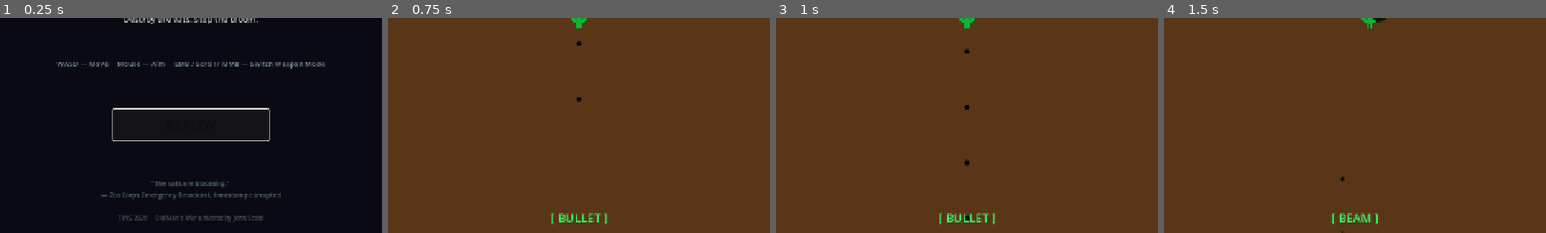
Above: before the commit, frames 1-4 (left to right).
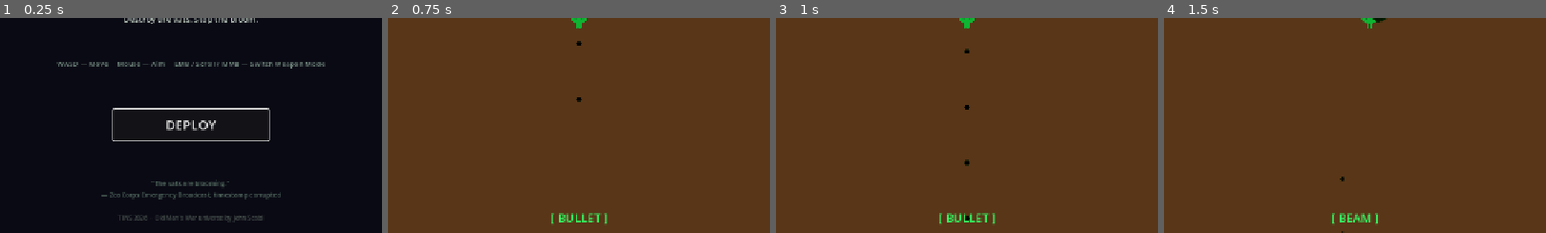
Above: after the commit, the same moments.

Repository: MauroFVieira/vatbreak
Game: Godot game, scene res://scenes/ui/TitleScreen.tscn
Same seed, same stepped clock (60 frames per second), same inputs: the game is played once before the commit and once after it.
Inputs (mouse positions are % of the whole screen's width and height, from its top left):
- Up to frame 1 (0.25 s): no input
- Up to frame 2 (0.75 s): click "DEPLOY" at 0.5 s
- Up to frame 3 (1 s): no input
- Up to frame 4 (1.5 s): tap Enter (ui_accept) at 1.25 s; move the mouse to (72, 45) at 1.27 s; hold D (move_right) from 1.28 s (still down); tap Middle mouse button (quick_swap) at 1.35 s; click (72, 45) at 1.42 s
The pictures show only the part of the screen within x 25-75%, y 50-100%; the shares and areas given below are measured in that part.

The runs differ from the first frame. In frame 1, 0.4% of the frame differs, in the area x 43-57%, y 47-53%; in frame 2, nothing differs; in frame 3, nothing differs; in frame 4, nothing differs.

Commit message:
Updating vat display and bloom behavior

Diff:
--- a/scenes/level/Vat.tscn
+++ b/scenes/level/Vat.tscn
@@ -1,41 +1,56 @@
 [gd_scene format=3 uid="uid://vat"]
 
 [ext_resource type="Script" uid="uid://coudg048dcnod" path="res://scripts/level/Vat.gd" id="1_vat"]
-[ext_resource type="Texture2D" uid="uid://buswattvt1ko" path="res://sprites/vat.png" id="2_lr7qn"]
 
-[sub_resource type="CapsuleShape2D" id="CapsuleShape2D_1"]
-radius = 20.0
-height = 48.0
+[sub_resource type="CircleShape2D" id="CircleShape2D_body"]
+radius = 24.0
 
 [sub_resource type="CircleShape2D" id="CircleShape2D_weakpoint"]
+radius = 10.0
 
 [node name="Vat" type="StaticBody2D" unique_id=466093404]
 collision_layer = 4
 collision_mask = 8
 script = ExtResource("1_vat")
 
-[node name="Sprite2D" type="Sprite2D" parent="." unique_id=1992024788]
-modulate = Color(0.55, 0.65, 0.7, 1)
-texture = ExtResource("2_lr7qn")
+[node name="Body" type="Polygon2D" parent="." unique_id=1992024789]
+color = Color(0.18, 0.28, 0.22, 1)
+polygon = PackedVector2Array(-20, -28, 20, -28, 28, -16, 28, 16, 20, 28, -20, 28, -28, 16, -28, -16)
+
+[node name="Ring" type="Polygon2D" parent="." unique_id=1992024790]
+color = Color(0.08, 0.55, 0.18, 1)
+polygon = PackedVector2Array(-24, -10, 24, -10, 24, -4, -24, -4)
+
+[node name="Ring2" type="Polygon2D" parent="." unique_id=1992024791]
+color = Color(0.08, 0.55, 0.18, 1)
+polygon = PackedVector2Array(-24, 4, 24, 4, 24, 10, -24, 10)
+
+[node name="Cap" type="Polygon2D" parent="." unique_id=1992024792]
+color = Color(0.12, 0.38, 0.18, 1)
+polygon = PackedVector2Array(-14, -28, 14, -28, 18, -20, -18, -20)
+
+[node name="WeakpointMarker" type="Polygon2D" parent="." unique_id=1992024793]
+color = Color(0.9, 0.85, 0.1, 0.85)
+polygon = PackedVector2Array(-8, 14, 8, 14, 8, 20, -8, 20)
 
 [node name="CollisionShape2D" type="CollisionShape2D" parent="." unique_id=1918406256]
-shape = SubResource("CapsuleShape2D_1")
+shape = SubResource("CircleShape2D_body")
 
 [node name="PointLight2D" type="PointLight2D" parent="." unique_id=1948861341]
-color = Color(0.1, 0.9, 0.2, 1)
-energy = 1.2
-texture_scale = 2.0
+color = Color(0.1, 1.0, 0.25, 1)
+energy = 1.8
+texture_scale = 3.5
 
 [node name="HealthBar" type="ProgressBar" parent="." unique_id=480040156]
 offset_left = -32.0
-offset_top = -56.0
+offset_top = -52.0
 offset_right = 32.0
-offset_bottom = -44.0
-max_value = 200.0
-value = 200.0
+offset_bottom = -42.0
+max_value = 600.0
+value = 600.0
 
 [node name="Weakpoint" type="Area2D" parent="." unique_id=1930432497]
-position = Vector2(0, 12)
+position = Vector2(0, 17)
 collision_layer = 4
 collision_mask = 8
 
--- a/scenes/ui/TitleScreen.tscn
+++ b/scenes/ui/TitleScreen.tscn
@@ -84,10 +84,7 @@
 custom_minimum_size = Vector2(260, 52)
 layout_mode = 2
 size_flags_horizontal = 4
-theme_override_colors/font_color = Color(0.05, 0.05, 0.05, 1)
-theme_override_colors/font_focus_color = Color(0.05, 0.05, 0.05, 1)
-theme_override_colors/font_pressed_color = Color(0.05, 0.05, 0.05, 1)
-theme_override_colors/font_hover_color = Color(0.05, 0.05, 0.05, 1)
+theme_override_colors/font_hover_color = Color(0, 0.40392157, 0, 1)
 theme_override_font_sizes/font_size = 22
 text = "DEPLOY"
 
--- a/scripts/level/Vat.gd
+++ b/scripts/level/Vat.gd
@@ -11,34 +11,82 @@
 
 @export var species_id: String = "consu_crawler"
 @export var enemy_scene: PackedScene
-@export var max_health: int = 600   # tripled from 200
+@export var max_health: int = 600
+# Each vat gets a random bloom time between 30 and 60 seconds,
+# assigned in _ready() so they stagger naturally across the map.
+@export var bloom_time_override: float = 0.0   # set in editor to pin a specific vat; 0 = random
 
-# Bloom
-const BLOOM_TIME      := 45.0   # seconds until vat blooms
 const SPAWN_INTERVAL  := 3.0    # base seconds per spawn
-const BLOOM_TWEEN_DUR := 1.5
+const BLOOM_TWEEN_DUR := 1.2
+
+# Stage colours — body polygon
+const COL_BODY_ACTIVE  := Color(0.18, 0.28, 0.22, 1)
+const COL_BODY_BLOOMED := Color(0.32, 0.07, 0.05, 1)
+# Stage colours — ring polygons
+const COL_RING_ACTIVE  := Color(0.08, 0.55, 0.18, 1)
+const COL_RING_BLOOMED := Color(0.85, 0.12, 0.04, 1)
+# Stage colours — cap polygon
+const COL_CAP_ACTIVE   := Color(0.12, 0.38, 0.18, 1)
+const COL_CAP_BLOOMED  := Color(0.55, 0.06, 0.04, 1)
+# Light colours
+const COL_LIGHT_ACTIVE  := Color(0.1, 1.0, 0.25, 1)
+const COL_LIGHT_BLOOMED := Color(1.0, 0.12, 0.04, 1)
+
+# Human-readable display names for HUD messages
+const SPECIES_NAMES := {
+	"consu_crawler": "CONSU",
+	"rraey_brute":   "RRAEY",
+	"obin_seer":     "OBIN",
+	"fnitu_drifter": "FNITU",
+}
 
 enum Stage { ACTIVE, BLOOMED, DEAD }
 var stage: Stage = Stage.ACTIVE
 
 var health: int
+var _bloom_time: float = 45.0
 var _bloom_timer: float = 0.0
 var _spawn_timer: float = 0.0
+var _pulse_timer: float = 0.0
 
-@onready var light: PointLight2D  = $PointLight2D
-@onready var health_bar: ProgressBar = $HealthBar
-@onready var weakpoint: Area2D = $Weakpoint   # child Area2D; has is_weakpoint = true
+@onready var body:             Polygon2D   = $Body
+@onready var ring:             Polygon2D   = $Ring
+@onready var ring2:            Polygon2D   = $Ring2
+@onready var cap:              Polygon2D   = $Cap
+@onready var weakpoint_marker: Polygon2D   = $WeakpointMarker
+@onready var light:            PointLight2D = $PointLight2D
+@onready var health_bar:       ProgressBar  = $HealthBar
+@onready var weakpoint:        Area2D       = $Weakpoint
 
 
 func _ready() -> void:
 	health = max_health
 	add_to_group("vats")
 	GameState.register_vat(species_id)
+
+	# Stagger bloom times: random between 30 and 60 seconds unless overridden
+	_bloom_time = bloom_time_override if bloom_time_override > 0.0 else randf_range(30.0, 60.0)
+
 	if health_bar:
 		health_bar.max_value = max_health
 		health_bar.value     = max_health
 	if weakpoint:
 		weakpoint.set("is_weakpoint", true)
+
+	# Ensure polygons start in active colours
+	_apply_active_colors()
+
+	# PointLight2D needs a texture to render; create a minimal white radial gradient
+	if light and light.texture == null:
+		var img := Image.create(64, 64, false, Image.FORMAT_RGBA8)
+		for y in range(64):
+			for x in range(64):
+				var dx := x - 32.0
+				var dy := y - 32.0
+				var d  := sqrt(dx * dx + dy * dy) / 32.0
+				var a  := clampf(1.0 - d, 0.0, 1.0)
+				img.set_pixel(x, y, Color(1, 1, 1, a))
+		light.texture = ImageTexture.create_from_image(img)
 
 
 func _physics_process(delta: float) -> void:
@@ -48,7 +96,7 @@
 	# Bloom progression
 	if stage == Stage.ACTIVE:
 		_bloom_timer += delta
-		if _bloom_timer >= BLOOM_TIME:
+		if _bloom_timer >= _bloom_time:
 			_bloom()
 
 	# Spawn tick
@@ -58,15 +106,44 @@
 		_spawn_timer = 0.0
 		_try_spawn()
 
+	# Light pulse
+	_pulse_timer += delta
+	var pulse_speed := 3.0 if stage == Stage.ACTIVE else 6.0
+	var pulse_base  := 1.8 if stage == Stage.ACTIVE else 2.8
+	var pulse_amp   := 0.4 if stage == Stage.ACTIVE else 0.9
+	if light:
+		light.energy = pulse_base + sin(_pulse_timer * pulse_speed) * pulse_amp
+
+
+func _apply_active_colors() -> void:
+	if body:  body.color = COL_BODY_ACTIVE
+	if ring:  ring.color = COL_RING_ACTIVE
+	if ring2: ring2.color = COL_RING_ACTIVE
+	if cap:   cap.color  = COL_CAP_ACTIVE
+	if light: light.color = COL_LIGHT_ACTIVE
+
 
 func _bloom() -> void:
 	stage = Stage.BLOOMED
 	GameState.on_vat_bloomed(species_id)
 	emit_signal("vat_bloomed", species_id)
-	# Tween light from green to red
-	if light:
-		var tween := create_tween()
-		tween.tween_property(light, "color", Color(1.0, 0.1, 0.0), BLOOM_TWEEN_DUR)
+
+	# Animate polygons from green to red
+	var tw := create_tween().set_parallel(true)
+	tw.tween_property(body,  "color", COL_BODY_BLOOMED, BLOOM_TWEEN_DUR)
+	tw.tween_property(ring,  "color", COL_RING_BLOOMED, BLOOM_TWEEN_DUR)
+	tw.tween_property(ring2, "color", COL_RING_BLOOMED, BLOOM_TWEEN_DUR)
+	tw.tween_property(cap,   "color", COL_CAP_BLOOMED,  BLOOM_TWEEN_DUR)
+	tw.tween_property(light, "color", COL_LIGHT_BLOOMED, BLOOM_TWEEN_DUR)
+
+	# Scale flash on the body for visual punch
+	var flash := create_tween()
+	flash.tween_property(body, "scale", Vector2(1.25, 1.25), 0.15)
+	flash.tween_property(body, "scale", Vector2(1.0,  1.0),  0.25)
+
+
+func get_display_name() -> String:
+	return SPECIES_NAMES.get(species_id, species_id.to_upper())
 
 
 func _try_spawn() -> void:
@@ -76,7 +153,6 @@
 		return
 	var enemy = enemy_scene.instantiate()
 	get_tree().current_scene.add_child(enemy)
-	# Scatter spawn around vat
 	var angle  := randf() * TAU
 	var offset := Vector2(cos(angle), sin(angle)) * randf_range(40.0, 80.0)
 	enemy.global_position = global_position + offset
@@ -85,12 +161,11 @@
 func take_damage(amount: int, damage_type: String = "bullet") -> void:
 	if stage == Stage.DEAD:
 		return
-	# Apply type modifiers
 	var final_damage := amount
 	if damage_type == "grenade":
-		final_damage = int(amount * 0.6)   # 40% resistance to grenades
+		final_damage = int(amount * 0.6)
 	elif damage_type == "beam":
-		final_damage = int(amount * 1.6)   # 60% vulnerability to beams
+		final_damage = int(amount * 1.6)
 	health -= final_damage
 	health = maxi(health, 0)
 	if health_bar:
--- a/scripts/projectiles/BulletProjectile.gd
+++ b/scripts/projectiles/BulletProjectile.gd
@@ -8,7 +8,6 @@
 var direction: Vector2 = Vector2.RIGHT
 var speed: float = 800.0
 var damage: int = 12
-var is_vat_shot: bool = false   # set externally if aimed at weakpoint; vat checks this
 
 const MAX_RANGE_PX := 1200.0
 var _distance_travelled: float = 0.0
@@ -36,13 +35,15 @@
 
 
 func _hit(target: Node) -> void:
+	# Capture the weakpoint flag BEFORE walking up to the parent that has take_damage.
+	# resolved.get("is_weakpoint") would always return null because the flag lives on
+	# the Weakpoint Area2D child, not on the Vat StaticBody2D that receives the damage.
+	var is_weak: bool = target.get("is_weakpoint") == true
 	var resolved := _resolve_damage_target(target)
 	if resolved == null:
 		call_deferred("queue_free")
 		return
-	var dmg := damage
-	if resolved.get("is_weakpoint"):
-		dmg *= 2
+	var dmg := damage * (2 if is_weak else 1)
 	resolved.take_damage(dmg)
 	call_deferred("queue_free")
 
--- a/scripts/ui/HUD.gd
+++ b/scripts/ui/HUD.gd
@@ -7,14 +7,19 @@
 #  Vat status row (top-right): green / red / ✕
 # ──────────────────────────────────────────────
 
-@onready var health_bar:      ProgressBar = $TopLeft/HealthBar
-@onready var health_label:    Label       = $TopLeft/HealthLabel
-@onready var mode_label:      Label       = $BottomCentre/ModeLabel
-@onready var center_message:  Label       = $CenterMessage
+@onready var health_bar:      ProgressBar   = $TopLeft/HealthBar
+@onready var health_label:    Label         = $TopLeft/HealthLabel
+@onready var mode_label:      Label         = $BottomCentre/ModeLabel
+@onready var center_message:  Label         = $CenterMessage
 @onready var vat_status_row:  HBoxContainer = $TopRight/VatRow
 
 # Track signal connections for cleanup on exit
-var _connections: Array = []  # Array of (object, signal, callable) tuples
+var _connections: Array = []
+
+# Message queue so rapid bloom events don't overwrite each other
+var _message_queue: Array[String] = []
+var _message_busy: bool = false
+
 
 # Called by Main when player and vats are ready
 func init(player: Node, mp35: Node, vats: Array) -> void:
@@ -38,23 +43,23 @@
 		icon.custom_minimum_size = Vector2(20, 20)
 		icon.color = Color(0.1, 0.9, 0.1)   # green = active
 		vat_status_row.add_child(icon)
-		# Connect vat signals explicitly and track for cleanup
-		var dead_callback = Callable(self, "_mark_vat_dead").bindv([icon])
+
+		var dead_callback := Callable(self, "_mark_vat_dead").bindv([icon])
 		vat.connect("vat_destroyed_signal", dead_callback)
 		_connections.append([vat, "vat_destroyed_signal", dead_callback])
 
-		var bloom_callback = Callable(self, "_mark_vat_bloomed").bindv([icon])
-		vat.connect("vat_bloomed", bloom_callback)
-		_connections.append([vat, "vat_bloomed", bloom_callback])
+		var bloom_icon_callback := Callable(self, "_mark_vat_bloomed").bindv([icon])
+		vat.connect("vat_bloomed", bloom_icon_callback)
+		_connections.append([vat, "vat_bloomed", bloom_icon_callback])
 
-		vat.connect("vat_bloomed", Callable(self, "_on_vat_bloomed"))
-		_connections.append([vat, "vat_bloomed", Callable(self, "_on_vat_bloomed")])
+		var bloom_msg_callback := Callable(self, "_on_vat_bloomed").bindv([vat])
+		vat.connect("vat_bloomed", bloom_msg_callback)
+		_connections.append([vat, "vat_bloomed", bloom_msg_callback])
 
 
 func _exit_tree() -> void:
-	# Disconnect all tracked signals to prevent cleanup errors on scene transitions
 	for conn_info in _connections:
-		var obj = conn_info[0]
+		var obj      = conn_info[0]
 		var sig_name = conn_info[1]
 		var callable = conn_info[2]
 		if is_instance_valid(obj) and obj.is_connected(sig_name, callable):
@@ -77,18 +82,12 @@
 		mode_label.text = "[ %s ]" % mode_name
 
 
-func _on_vat_bloomed(species_id: String) -> void:
-	_display_center_message("VATS BLOOMED")
-
-
-func _display_center_message(msg: String) -> void:
-	if center_message == null:
-		return
-	center_message.text = msg
-	center_message.visible = true
-	await get_tree().create_timer(2.0).timeout
-	if center_message:
-		center_message.visible = false
+func _on_vat_bloomed(species_id: String, vat: Node) -> void:
+	# Ask the vat itself for the display name so the mapping lives in one place
+	var display: String = species_id.to_upper()
+	if is_instance_valid(vat) and vat.has_method("get_display_name"):
+		display = vat.get_display_name()
+	_queue_message("%s VAT BLOOMED\n⚠ SPAWN RATE ×2" % display)
 
 
 func _mark_vat_dead(_species_id: String, icon: ColorRect) -> void:
@@ -99,7 +98,31 @@
 	icon.color = Color(0.9, 0.1, 0.1)   # red = bloomed
 
 
-func _check_bloom(_species_id: String, vat: Node, icon: ColorRect) -> void:
-	# Poll the vat's stage; if bloomed show red
-	if is_instance_valid(vat) and vat.stage == 1:   # Stage.BLOOMED == 1
-		icon.color = Color(0.9, 0.1, 0.1)
+# ── Message queue ──────────────────────────────
+
+func _queue_message(msg: String) -> void:
+	_message_queue.append(msg)
+	if not _message_busy:
+		_pump_message_queue()
+
+
+func _pump_message_queue() -> void:
+	if _message_queue.is_empty():
+		_message_busy = false
+		return
+	_message_busy = true
+	var msg := _message_queue.pop_front() as String
+	_show_message(msg)
+
+
+func _show_message(msg: String) -> void:
+	if center_message == null:
+		_pump_message_queue()
+		return
+	center_message.text = msg
+	center_message.visible = true
+	await get_tree().create_timer(2.5).timeout
+	if center_message:
+		center_message.visible = false
+	await get_tree().create_timer(0.2).timeout
+	_pump_message_queue()
Not shown, added: vatbreak_patch.zip
